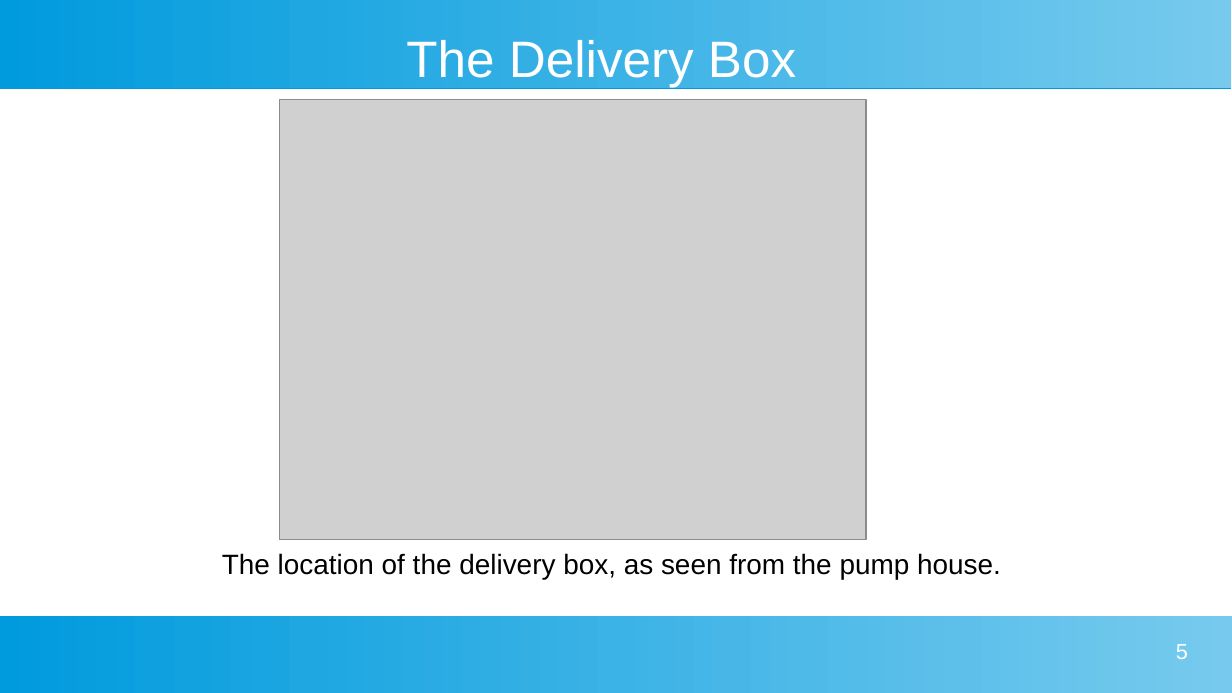
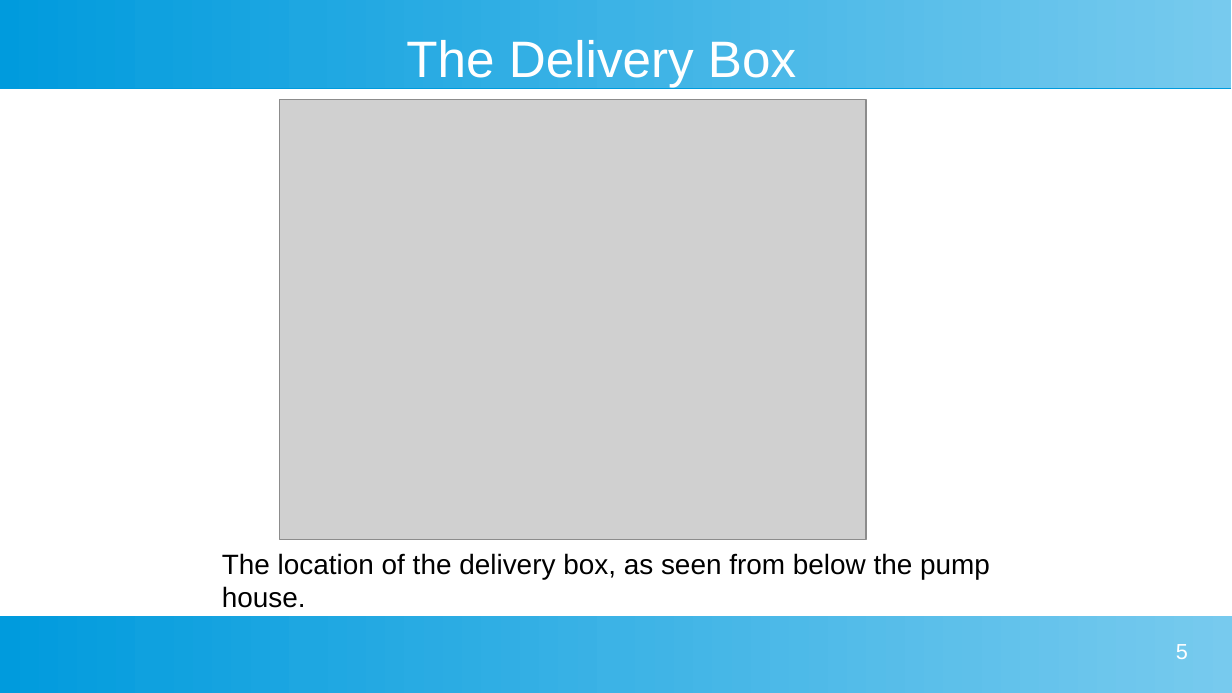
Before and after one commit to buteomont/Delivery-Box-Reporter-LoRa, a slide deck: slide 5 of resources/Presentation/Delivery Box Presentation.odp. Drawn at 1232x693 pixels with LibreOffice and Linux fonts; fonts in the diff are those of the drawing; grey boxes stand for pictures. Boxes give left, top, right and bottom in pixels: in the first picture for what was removed or moved away, otherwise in the second. Text is boxed around its words. In the diff, an @@ line names an element or a change of style, - is before the commit and + after.

```diff
--- a/resources/Presentation/Delivery Box Presentation.odp
+++ b/resources/Presentation/Delivery Box Presentation.odp
@@ text at [222, 553, 990, 608]: text changed @@
-The location of the delivery box, as seen from the pump house.
+The location of the delivery box, as seen from below the pump house.
```
Also in this commit, not shown: 6 other slides changed, 1 slide added, 1 slide removed, 58 other files.
